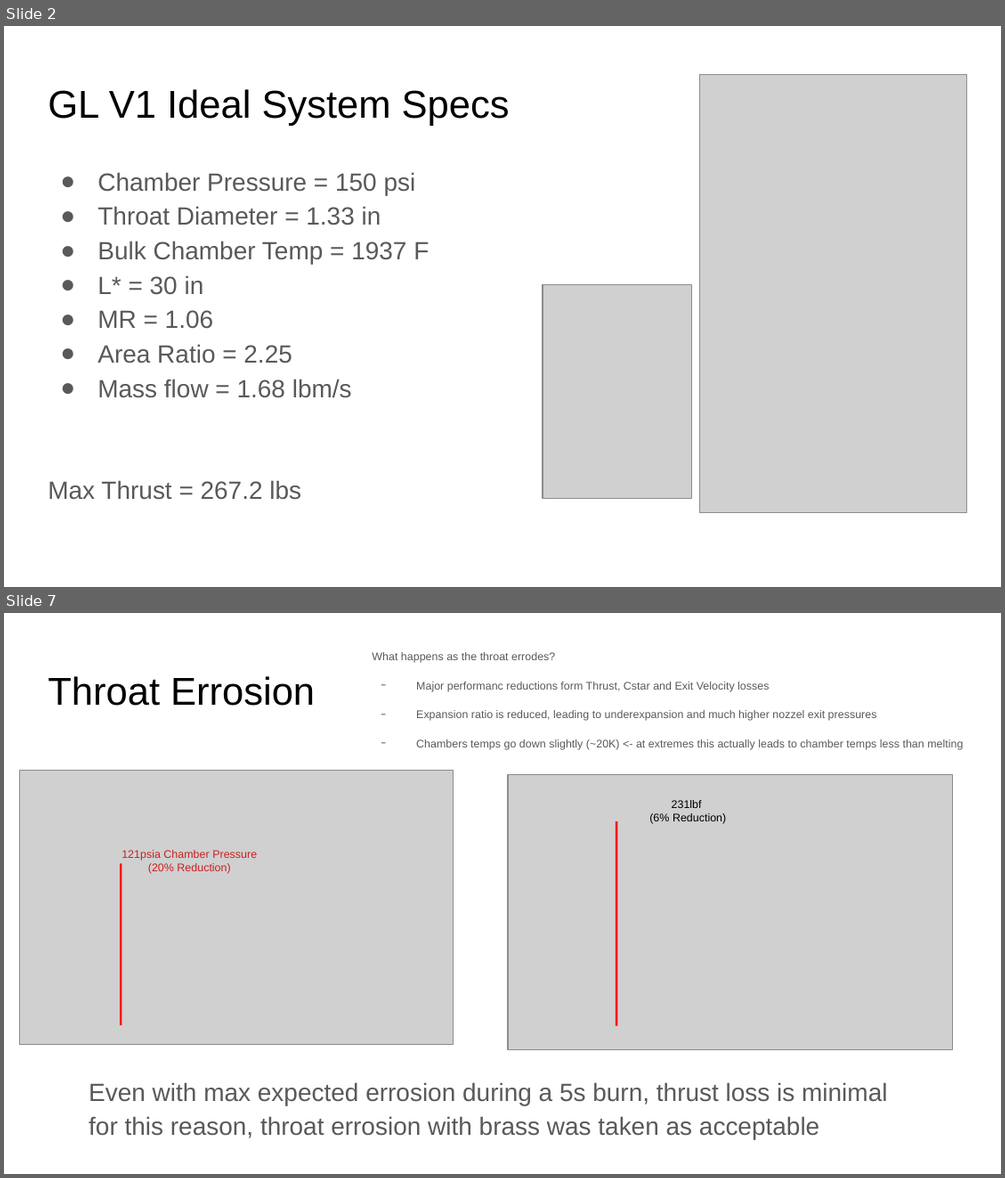
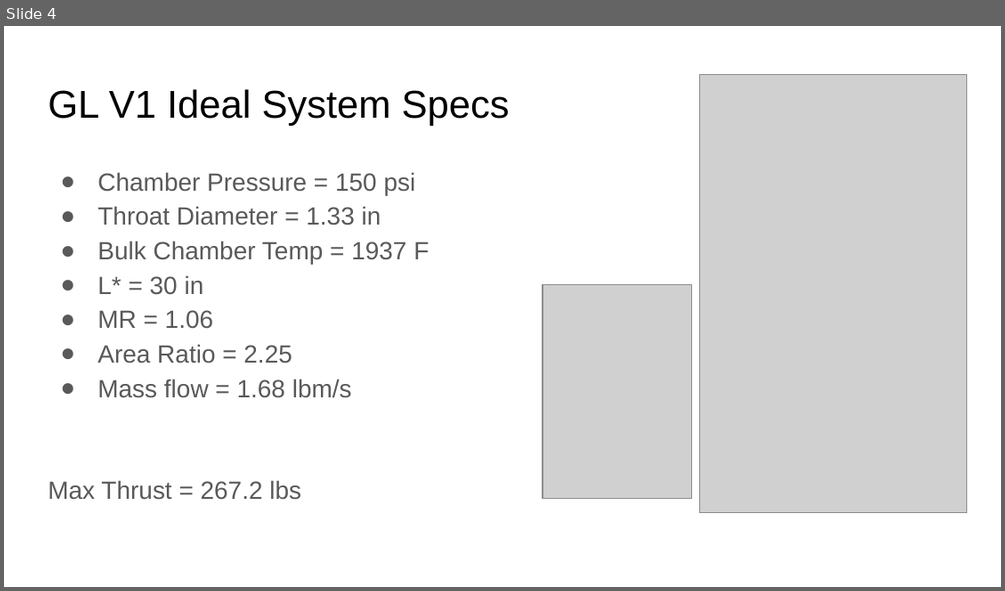
Before and after one commit to ControlSoup/Thrusty, a slide deck: projects/nitrious_engine/presentations/Review.odp. Shown one above the other, each under a label of ours: slides 2 and 7 before the commit, slide 4 after it; the slides between them are not shown. The pictures are 1005x1178 and 1005x591 pixels, drawn with LibreOffice and Linux fonts; fonts in the diff are those of the drawing; grey boxes stand for pictures. Boxes give left, top, right and bottom in pixels: in the first picture for what was removed or moved away, otherwise in the second. Text is boxed around its words. In the diff, an @@ line names an element or a change of style, - is before the commit and + after.

```diff
--- a/projects/nitrious_engine/presentations/Review.odp
+++ b/projects/nitrious_engine/presentations/Review.odp
@@ slide 7 removed at [4,613,1001,1174], background #FFFFFF @@
@@ text removed at [372,652,963,750] @@
-What happens as the throat errodes?
-  − Major performanc reductions form Thrust, Cstar and Exit Velocity losses
-  − Expansion ratio is reduced, leading to underexpansion and much higher nozzel exit pressures
-  − Chambers temps go down slightly (~20K) <- at extremes this actually leads to chamber temps less than melting
@@ title removed at [48,676,315,706] @@
-Throat Errosion
@@ picture removed at [20,771,453,1045] @@
@@ picture removed at [508,774,952,1050] @@
@@ line removed from (616, 1026) to (616, 821) @@
@@ text removed at [649,800,726,824] @@
-231lbf
-(6% Reduction)
@@ text removed at [121,850,257,874] @@
-121psia Chamber Pressure (20% Reduction)
@@ line removed from (121, 1025) to (121, 863) @@
@@ text removed at [89,1082,887,1139] @@
-Even with max expected errosion during a 5s burn, thrust loss is minimal
-for this reason, throat errosion with brass was taken as acceptable
@@ what was slide 2 is now slide 4 @@
```
Also in this commit, not shown: 6 slides changed, 1 slide added, 22 other files.
